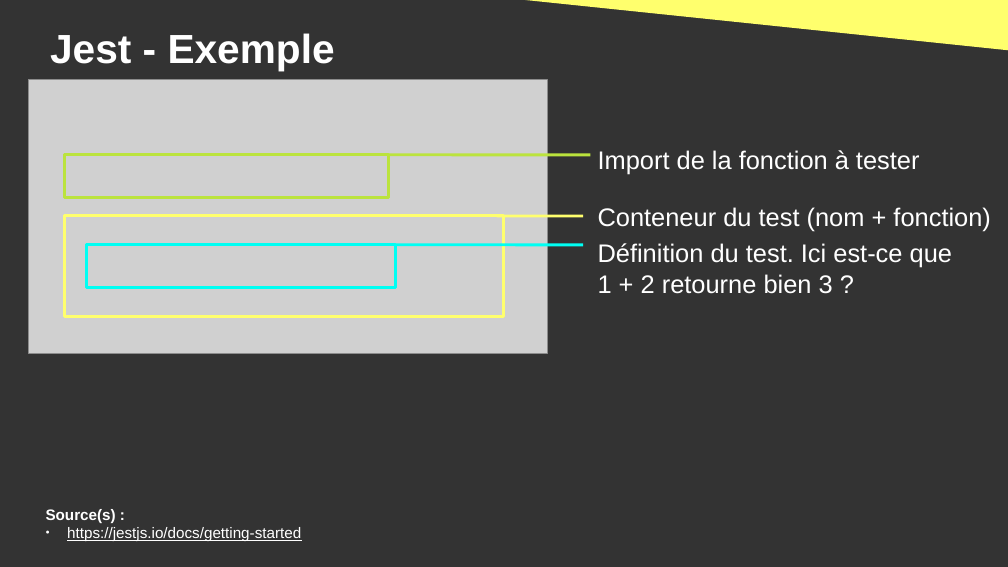
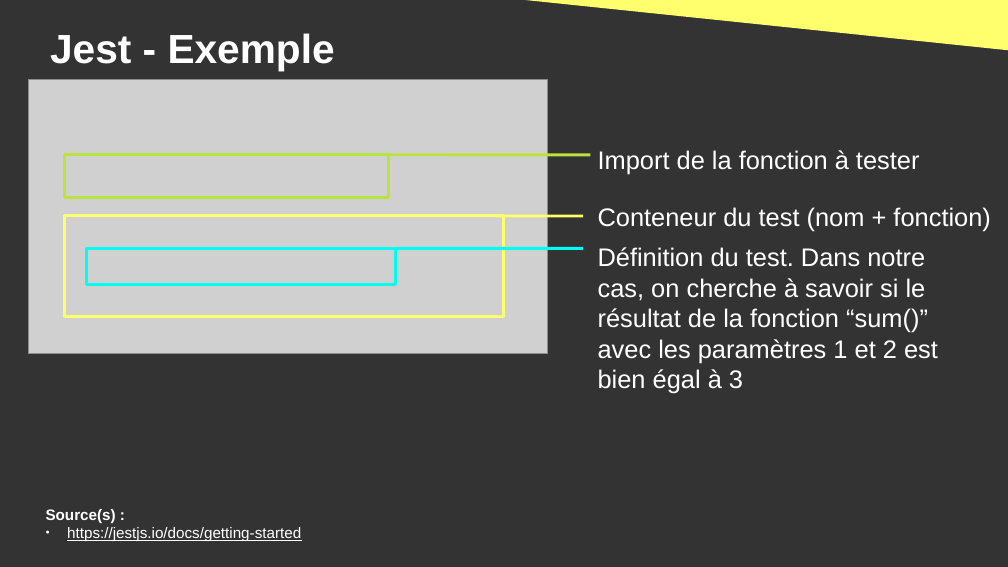
Before and after one commit to DanYellow/cours, a slide deck: slide 17 of developpement-front-s5/travaux-pratiques/numero-1/presentation.odp (slide 15 before the commit). Drawn at 1008x567 pixels with LibreOffice and Linux fonts; fonts in the diff are those of the drawing; grey boxes stand for pictures. Boxes give left, top, right and bottom in pixels: in the first picture for what was removed or moved away, otherwise in the second. Text is boxed around its words. In the diff, an @@ line names an element or a change of style, - is before the commit and + after.

```diff
--- a/developpement-front-s5/travaux-pratiques/numero-1/presentation.odp
+++ b/developpement-front-s5/travaux-pratiques/numero-1/presentation.odp
@@ rectangle: place and size @@
-rectangle at <box>86,245,396,288</box>
+rectangle at <box>86,249,396,284</box>
@@ line moved from (396, 245) - (584, 245) to (396, 249) - (584, 249) @@
@@ text at <box>598,247,938,394</box>: text changed @@
-Définition du test. Ici est-ce que 1 + 2 retourne bien 3 ?
+Définition du test. Dans notre cas, on cherche à savoir si le résultat de la fonction “sum()” avec les paramètres 1 et 2 est bien égal à 3
```
Also in this commit, not shown: 25 other slides changed, 20 slides added, 7 other files.
